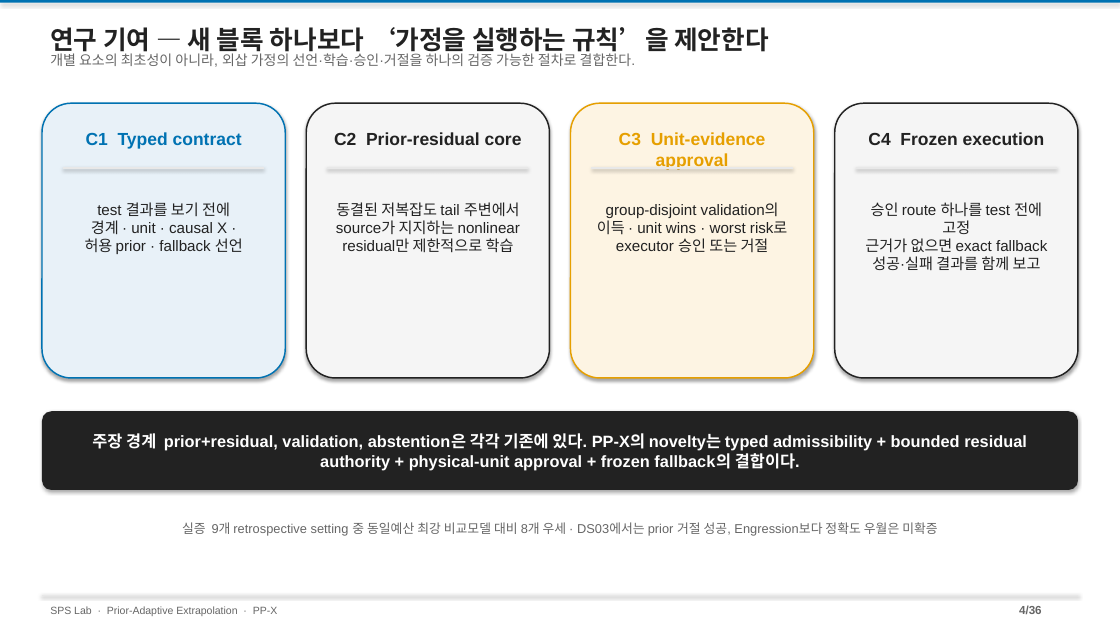
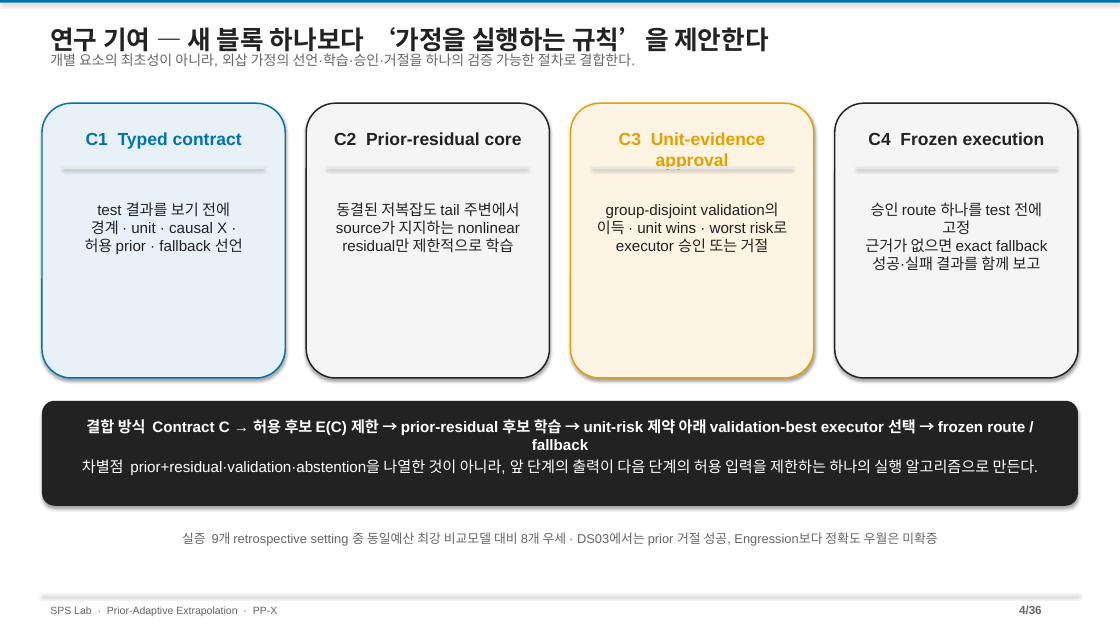
Before and after one commit to amumujs-create/pp-extrapolation, a slide deck: slide 4 of ppt/PP-X_Research_Detailed_v2.pptx. Drawn at 1120x630 pixels with LibreOffice and Linux fonts; fonts in the diff are those of the drawing. Boxes give left, top, right and bottom in pixels: in the first picture for what was removed or moved away, otherwise in the second. Text is boxed around its words. In the diff, an @@ line names an element or a change of style, - is before the commit and + after.

```diff
--- a/ppt/PP-X_Research_Detailed_v2.pptx
+++ b/ppt/PP-X_Research_Detailed_v2.pptx
@@ rounded rectangle: place and size @@
-rounded rectangle at <box>42,412,1078,491</box>
+rounded rectangle at <box>42,401,1078,506</box>
@@ text at <box>86,419,1025,450</box>: text changed; size 14 to 13 pt @@
-주장 경계 prior+residual, validation, abstention은 각각 기존에 있다. PP-X의 novelty는 typed admissibility + bounded residual authority + physical-unit approval + frozen fallback의 결합이다.
+결합 방식 Contract C → 허용 후보 E(C) 제한 → prior-residual 후보 학습 → unit-risk 제약 아래 validation-best executor 선택 → frozen route / fallback
@@ text added at <box>82,459,1039,475</box>, 13 pt, text #FFFFFF @@
+차별점 prior+residual·validation·abstention을 나열한 것이 아니라, 앞 단계의 출력이 다음 단계의 허용 입력을 제한하는 하나의 실행 알고리즘으로 만든다.
@@ text "실증 9개 retrospective setting 중 ...": place and size @@
-text "실증 9개 retrospective setting 중 ..." at <box>182,522,937,536</box>
+text "실증 9개 retrospective setting 중 ..." at <box>182,532,937,546</box>
```
Also in this commit, not shown: 1 other file.
